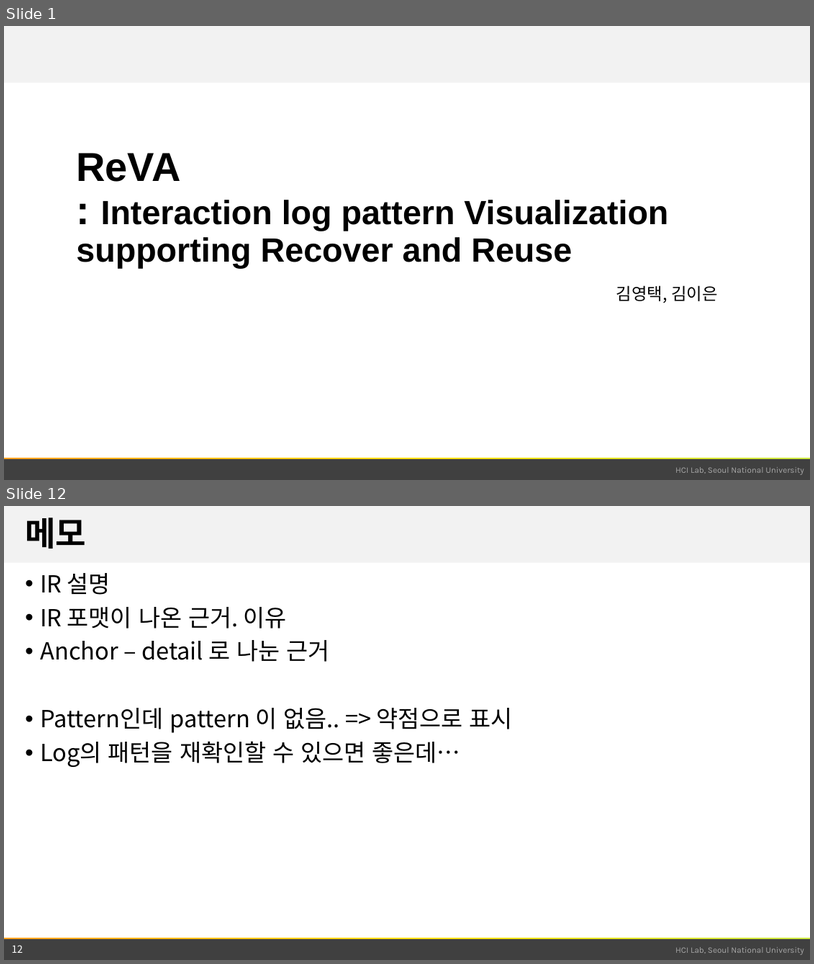
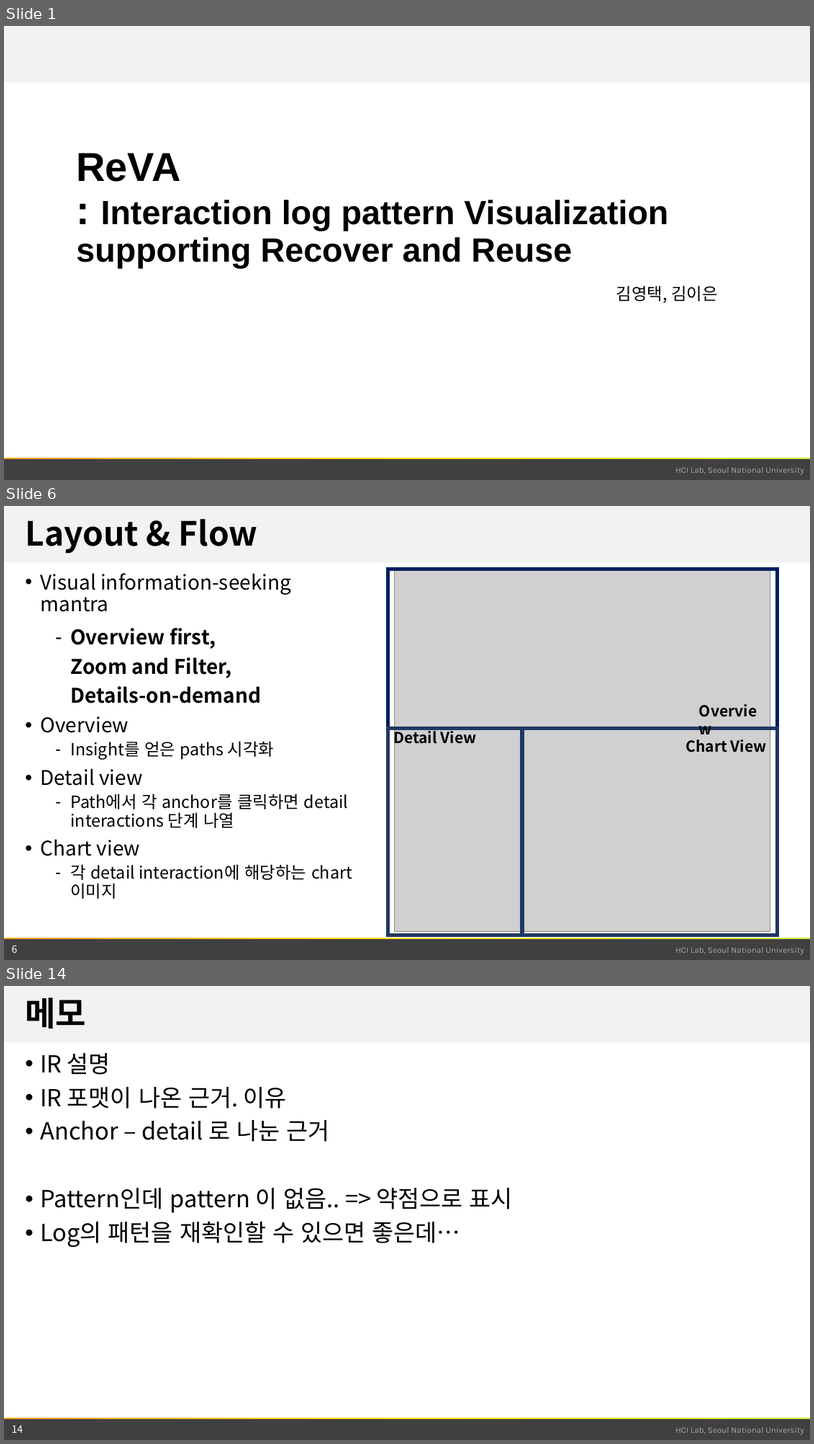
Before and after one commit to snu-infovis-2017/ReVA, a slide deck: term_project.pptx. Shown one above the other, each under a label of ours: slides 1 and 12 before the commit, slides 1, 6 and 14 after it; the slides between them are not shown. The pictures are 814x964 and 814x1444 pixels, drawn with LibreOffice and Linux fonts; fonts in the diff are those of the drawing; grey boxes stand for pictures; background and template pictures are left out. Boxes give left, top, right and bottom in pixels: in the first picture for what was removed or moved away, otherwise in the second. Text is boxed around its words. In the diff, an @@ line names an element or a change of style, - is before the commit and + after.

```diff
--- a/term_project.pptx
+++ b/term_project.pptx
@@ slide 6 added at box(4, 506, 810, 960), background #FFFFFF; not listed: 4 template elements that a slide beside it also shows @@
@@ title added at box(25, 519, 257, 554), 39.6 pt, text #000000, bold @@
+Layout & Flow
@@ rectangle added at box(388, 569, 778, 728), outline #002060 4.5 pt @@
@@ picture added at box(395, 569, 771, 931) @@
@@ text added at box(40, 573, 352, 898), 24 pt, text #000000 @@
+• Visual information-seeking mantra
+  – Overview first,
+    Zoom and Filter,
+    Details-on-demand
+• Overview
+  – Insight를 얻은 paths 시각화
+• Detail view
+  – Path에서 각 anchor를 클릭하면 detail interactions 단계 나열
+• Chart view
+  – 각 detail interaction에 해당하는 chart 이미지
@@ text added at box(694, 698, 774, 723), 18 pt, text #000000, bold @@
+Overview
@@ rectangle added at box(388, 728, 522, 936), outline #203864 4.5 pt @@
@@ text added at box(394, 728, 477, 746), 18 pt, text #000000, bold @@
+Detail View
@@ rectangle added at box(522, 728, 778, 936), outline #203864 4.5 pt @@
@@ text added at box(687, 739, 767, 752), 18 pt, text #000000, bold @@
+Chart View
@@ page number added at box(12, 944, 18, 952), 12 pt, text #FFFFFF @@
+6
@@ what was slide 12 is now slide 14 @@
@@ page number at box(12, 1424, 23, 1432): text changed @@
-12
+14
```
Also in this commit, not shown: 6 slides changed, 5 other slides added, 4 slides removed, 2 other files.
